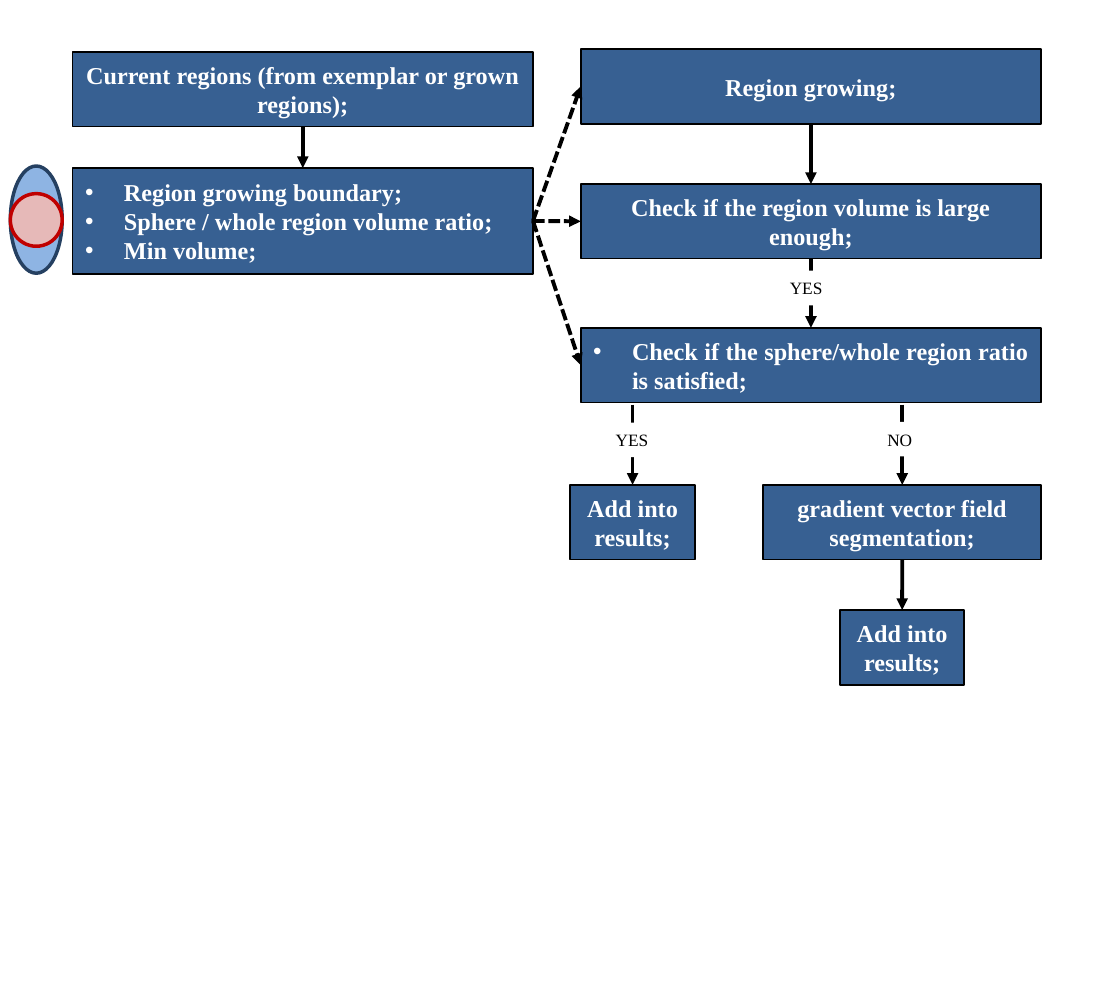
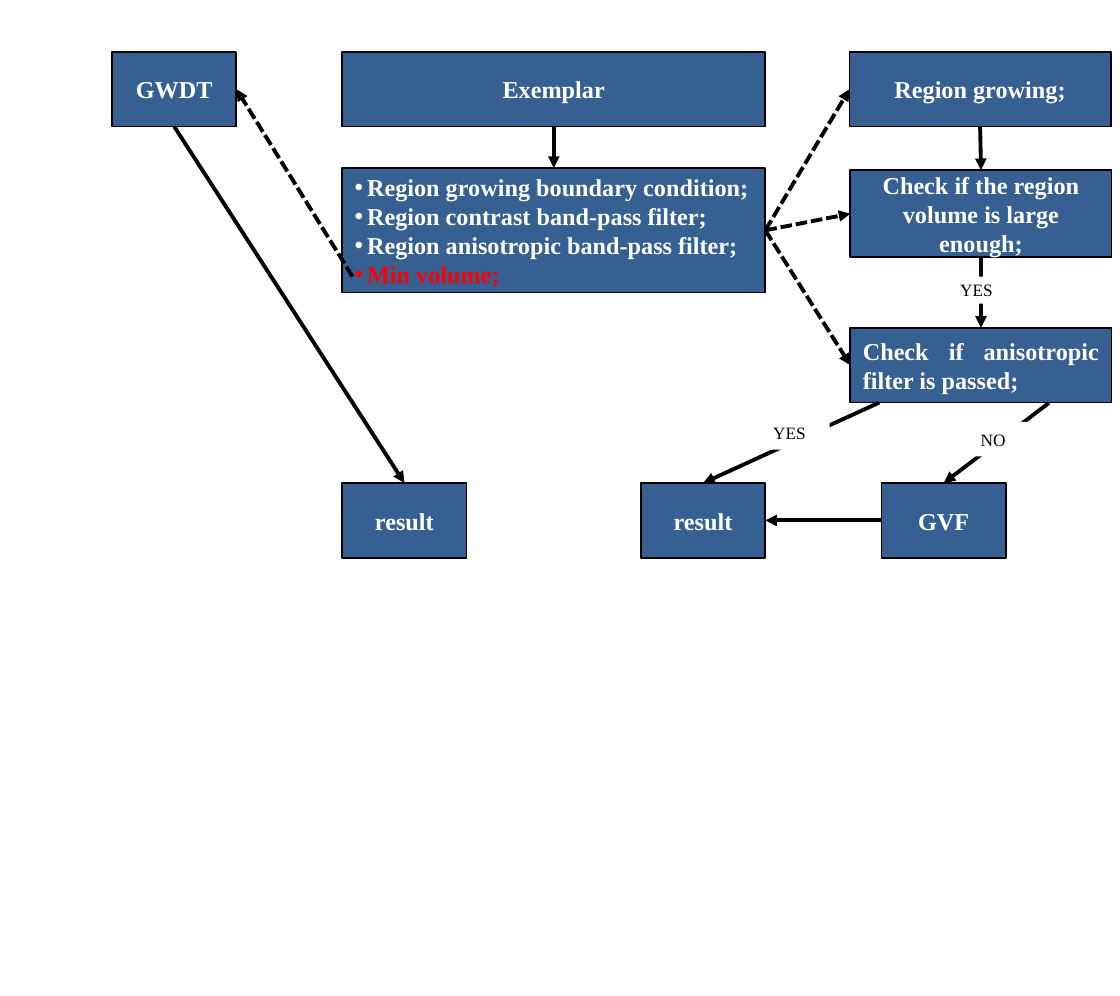
Before and after one commit to Vaa3D/vaa3d_tools, a slide deck: slide 1 of hackathon/xiang/cellSegmentation/scheme.pptx. Drawn at 1120x996 pixels with LibreOffice and Linux fonts; fonts in the diff are those of the drawing. Boxes give left, top, right and bottom in pixels: in the first picture for what was removed or moved away, otherwise in the second. Text is boxed around its words. In the diff, an @@ line names an element or a change of style, - is before the commit and + after.

Commit message:
added GWDT method;

```diff
--- a/hackathon/xiang/cellSegmentation/scheme.pptx
+++ b/hackathon/xiang/cellSegmentation/scheme.pptx
@@ rectangle added at bbox=[112, 52, 236, 127], fill #376092, outline #000000 1 pt, 14 pt, text #FFFFFF, bold @@
+GWDT
@@ rectangle "Exemplar": place and size @@
-rectangle "Exemplar" at bbox=[72, 52, 533, 127]
+rectangle "Exemplar" at bbox=[342, 52, 765, 127]
@@ rectangle "Region growing;": place and size @@
-rectangle "Region growing;" at bbox=[581, 49, 1042, 123]
+rectangle "Region growing;" at bbox=[850, 52, 1111, 127]
@@ text in rectangle at bbox=[503, 81, 605, 103]: text changed @@
-Current regions (from exemplar or grown regions);
+Exemplar
@@ arrow added from (352, 276) to (236, 90), #000000 2.25 pt dashed @@
@@ arrow moved from (533, 220) - (581, 86) to (765, 230) - (850, 90) @@
@@ arrow added from (174, 127) to (404, 483), #000000 2.25 pt @@
@@ arrow moved from (302, 127) - (302, 168) to (554, 127) - (554, 168) @@
@@ arrow moved from (811, 123) - (811, 184) to (981, 127) - (981, 170) @@
@@ ellipse removed at bbox=[10, 166, 62, 273] @@
@@ rectangle "Region growing boundary condition;": place and size @@
-rectangle "Region growing boundary condition;" at bbox=[72, 168, 533, 274]
+rectangle "Region growing boundary condition;" at bbox=[342, 168, 765, 292]
@@ text in rectangle at bbox=[367, 179, 748, 260]: text changed @@
-• Region growing boundary;
-• Sphere / whole region volume ratio;
+• Region growing boundary condition;
+• Region contrast band-pass filter;
+• Region anisotropic band-pass filter;
@@ rectangle "Check if the region volume ...": place and size @@
-rectangle "Check if the region volume ..." at bbox=[581, 184, 1042, 259]
+rectangle "Check if the region volume ..." at bbox=[850, 170, 1111, 258]
@@ ellipse removed at bbox=[10, 194, 62, 246] @@
@@ arrow moved from (533, 220) - (581, 365) to (765, 230) - (850, 365) @@
@@ arrow moved from (533, 220) - (581, 222) to (765, 230) - (850, 214) @@
@@ text in rectangle at bbox=[367, 266, 499, 287]: text colour #FFFFFF to #FF0000 in "Min volume;"; indent changed @@
@@ arrow moved from (811, 259) - (811, 327) to (981, 258) - (981, 327) @@
@@ rounded rectangle "YES": place and size @@
-rounded rectangle "YES" at bbox=[775, 270, 846, 305]
+rounded rectangle "YES" at bbox=[947, 276, 1018, 304]
@@ rectangle "Check if anisotropic filter is ...": place and size @@
-rectangle "Check if anisotropic filter is ..." at bbox=[581, 327, 1042, 402]
+rectangle "Check if anisotropic filter is ..." at bbox=[850, 327, 1111, 402]
@@ text in rectangle at bbox=[863, 343, 1099, 394]: text changed @@
-• Check if the sphere/whole region ratio is satisfied;
+Check if anisotropic filter is passed;
@@ arrow moved from (632, 404) - (632, 484) to (880, 402) - (703, 483) @@
@@ rounded rectangle "YES": place and size @@
-rounded rectangle "YES" at bbox=[601, 422, 672, 457]
+rounded rectangle "YES" at bbox=[759, 414, 830, 449]
@@ arrow moved from (902, 404) - (902, 484) to (1049, 403) - (943, 483) @@
@@ rounded rectangle "NO": place and size @@
-rounded rectangle "NO" at bbox=[874, 422, 945, 457]
+rounded rectangle "NO" at bbox=[967, 422, 1038, 457]
@@ rectangle added at bbox=[342, 483, 467, 558], fill #376092, outline #000000 1 pt, 14 pt, text #FFFFFF, bold @@
+result
@@ rectangle "result": place and size @@
-rectangle "result" at bbox=[570, 484, 694, 559]
+rectangle "result" at bbox=[641, 483, 765, 558]
@@ rectangle "GVF": place and size @@
-rectangle "GVF" at bbox=[763, 484, 1040, 559]
+rectangle "GVF" at bbox=[881, 483, 1006, 558]
@@ text in rectangle at bbox=[674, 513, 733, 531]: text changed @@
-Add into results;
+result
@@ arrow added from (881, 520) to (765, 520), #000000 2.25 pt @@
@@ text in rectangle at bbox=[918, 514, 969, 531]: text changed @@
-gradient vector field segmentation;
+GVF
@@ arrow removed from (902, 559) to (902, 610) @@
@@ rectangle removed at bbox=[840, 610, 964, 684] @@
-Add into results;
```
Also in this commit, not shown: 3 other files.
